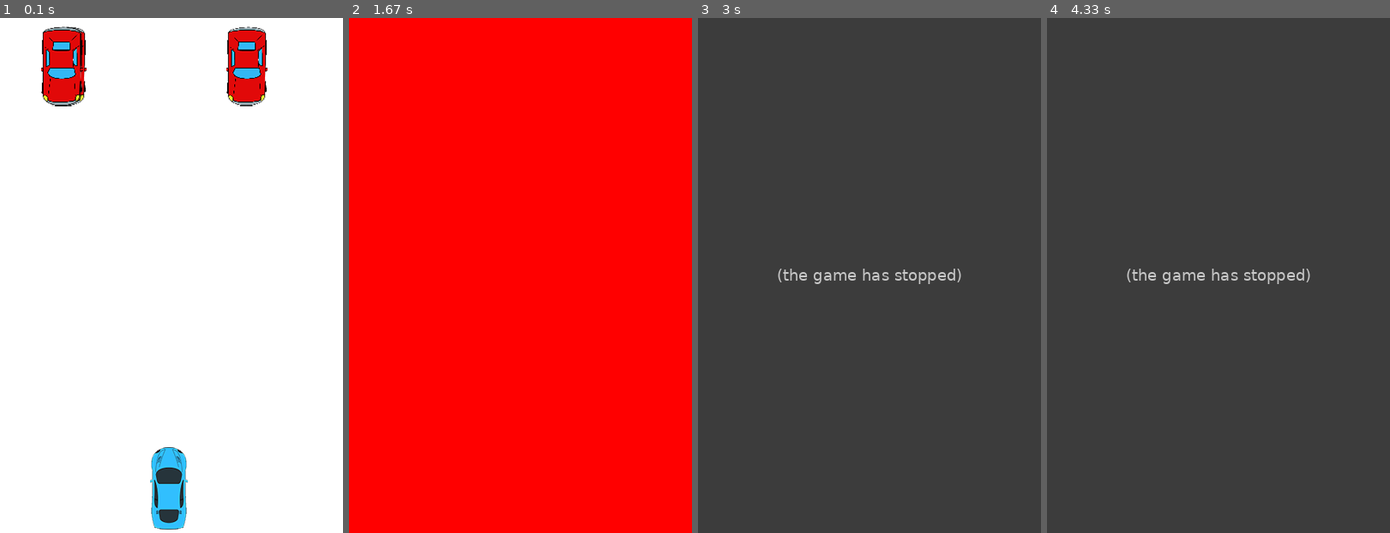
Above: before the commit, frames 1-4 (left to right).
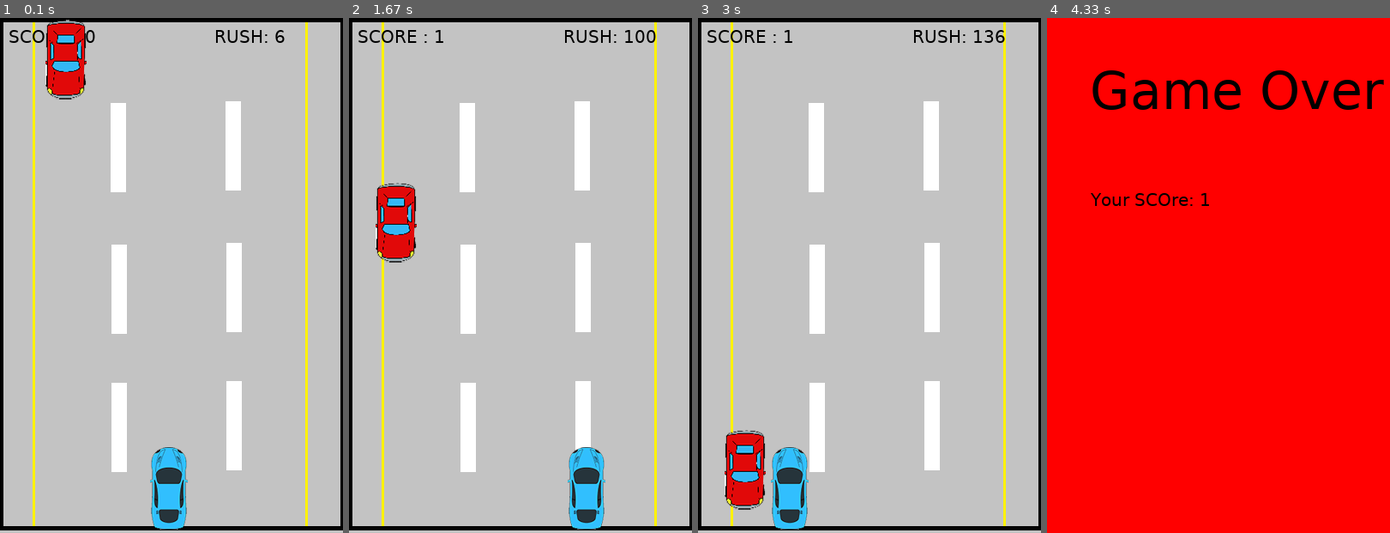
Above: after the commit, the same moments.

Repository: jerryfrancis-97/Reinforcement_learning
Game: pygame game, started from pygame/game2.py
Two runs of this game, one before a commit and one after it. Both use one fixed random seed, a clock stepped at 60 frames per second and the inputs below.
Inputs:
- Up to frame 1 (0.1 s): no input
- Up to frame 2 (1.67 s): hold Right 0.33-0.8 s; hold Right 0.83-1.3 s; hold Left from 1.33 s (still down)
- Up to frame 3 (3 s): release Left at 1.87 s; hold Left 1.9-2.3 s
- Up to frame 4 (4.33 s): no input

The runs differ from the first frame. In frame 1, 93% of the frame differs, in the area x 0-100%, y 0-100%; in frame 2, 100%; in frame 3, 99%; in frame 4, 100%.
Before the commit the program exited at 2.75 s; later frames show no game.

Commit message:
added enemycollide basic

Diff:
--- a/pygame/game2.py
+++ b/pygame/game2.py
@@ -24,6 +24,8 @@
 surface = pygame.display.set_mode((400,600))
 surface.fill((255,255,255)) #white
 pygame.display.set_caption("GAME_STARTED")
+#street background
+back_street = pygame.image.load("game2_Street.png")
 
 #colors
 BLUE  = (0, 0, 255)
@@ -35,20 +37,33 @@
 SCREEN_WIDTH = 400
 SCREEN_HEIGHT = 600
 SPEED = 5
+SCORE = 0
+RUSH_SCORE = 0
 
+#Setting up Fonts
+font = pygame.font.SysFont("Verdana", 60)
+font_small = pygame.font.SysFont("Verdana", 20)
+game_over = font.render("Game Over", True, BLACK)
 
 class Enemy(pygame.sprite.Sprite):
-      def __init__(self):
+      def __init__(self, step_size):
         super().__init__()
         self.enemy_pic_loc = "game2_enemy.png"
         self.image = pygame.image.load(self.enemy_pic_loc)
         self.surf = pygame.Surface((50, 80))
         self.rect = self.surf.get_rect(center = (random.randint(40, 360)
                                                ,0))
+        self.inc_step = step_size
+
+      def rush_hell(self,rush_step):
+          self.inc_step = rush_step
 
       def move(self):
-        self.rect.move_ip(0,10)
+        global SCORE
+        # self.rect.move_ip(0,10)
+        self.rect.move_ip(0,self.inc_step)
         if (self.rect.bottom > 600):
+            SCORE+=1
             self.rect.top = 0
             self.rect.center = (random.randint(30, 370), 0)
 
@@ -82,54 +97,82 @@
 
 
 P1 = Player()
-E1 = Enemy()
-E2 = Enemy()
-E3 = Enemy()
-E4 = Enemy()
+E1 = Enemy(10)  #taking step_size  as 10 for start
 
 
 #Creating Sprites Groups
 enemies = pygame.sprite.Group()
 enemies.add(E1)
-enemies.add(E2)
-enemies.add(E3)
-enemies.add(E4)
 
 all_sprites = pygame.sprite.Group()
 all_sprites.add(P1)
 all_sprites.add(E1)
-all_sprites.add(E2)
-all_sprites.add(E3)
-all_sprites.add(E4)
 
 #Adding a new User event
+'''
+1.) pygame.time.set_timer(INC_SPEED, 1000)
+    pygame.time.set_timer(ADD_ENEMY, 10000)
+    This is a good gameplay setting
+
+'''
 INC_SPEED = pygame.USEREVENT + 1
-pygame.time.set_timer(INC_SPEED, 10)
+pygame.time.set_timer(INC_SPEED, 1000)  #5000ms = 5sec
 
+ADD_ENEMY = pygame.USEREVENT + 1
+pygame.time.set_timer(ADD_ENEMY, 10000)
+
+enemy_step_size_counter = 0
 
 while True:
     for event in pygame.event.get():
         if event.type == INC_SPEED:
-            SPEED +=2
+            SPEED +=1
+        if event.type == ADD_ENEMY:
+            if enemy_step_size_counter==0:
+                temp_enemy = Enemy(2)
+                all_sprites.add(temp_enemy)
+                enemies.add(temp_enemy)
+                enemy_step_size_counter+=3
+            else:
+                temp_enemy = Enemy(enemy_step_size_counter)
+                all_sprites.add(temp_enemy)
+                enemies.add(temp_enemy)
+                enemy_step_size_counter+=6
 
         if event.type == QUIT:
             pygame.quit()
             sys.exit()
 
-    surface.fill(WHITE)
+    surface.blit(back_street,(0,0))
+    scores = font_small.render("SCORE : "+str(SCORE), True, BLACK)
+    surface.blit(scores, (10,10))
 
     #draw all objects
     for entity in all_sprites:
         surface.blit(entity.image,entity.rect)
         entity.move()
 
+    #enemy_collision  - enemy collides with other other enemy, speed of collided enemy increases to 8
+    for enemy in pygame.sprite.groupcollide(enemies,enemies,0,0).keys():
+        RUSH_SCORE+=1
+        rush_print = font_small.render("RUSH: "+str(RUSH_SCORE), True, BLACK)
+        surface.blit(rush_print,(250,10))
+        enemy.rush_hell(8)  #step_szie to 8
+
+
+
+
     #collision
     if pygame.sprite.spritecollideany(P1,enemies):
+        time.sleep(1)
         surface.fill(RED)
+        surface.blit(game_over,(50,50))
+        FINAL_SCORE = font_small.render("Your SCOre: "+str(SCORE), True, BLACK)
+        surface.blit(FINAL_SCORE,(50,200))
         pygame.display.update()
         for entity in all_sprites:
             entity.kill()
-        time.sleep(2)
+        time.sleep(3)
         pygame.quit()
         sys.exit()
 
